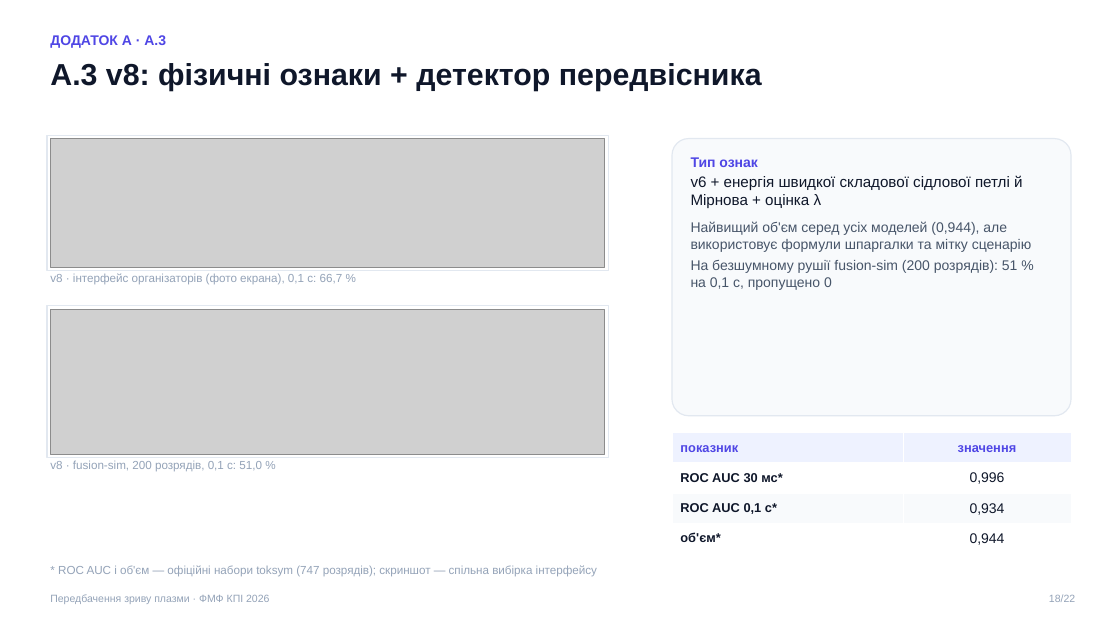
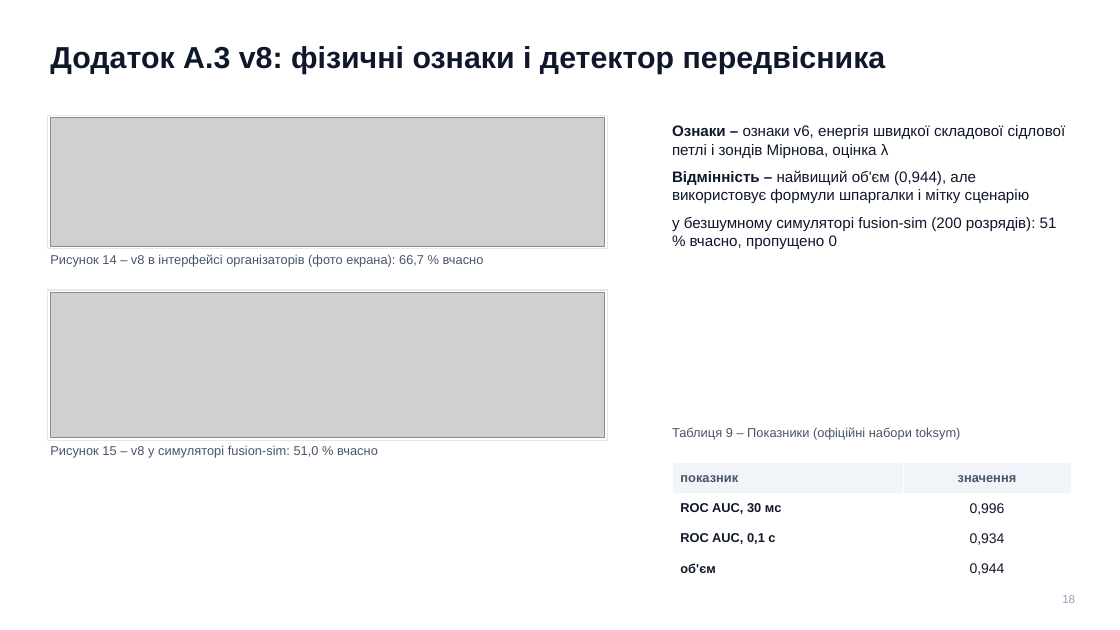
Before and after one commit to llllenah/plasma-disruption-prediction, a slide deck: slide 18 of docs/presentation.pptx. Drawn at 1120x630 pixels with LibreOffice and Linux fonts; fonts in the diff are those of the drawing; grey boxes stand for pictures. Boxes give left, top, right and bottom in pixels: in the first picture for what was removed or moved away, otherwise in the second. Text is boxed around its words. In the diff, an @@ line names an element or a change of style, - is before the commit and + after.

Commit message:
Presentation v4: academic layout, numbered figures and tables (DSTU 3008), diagnostic signals figure

```diff
--- a/docs/presentation.pptx
+++ b/docs/presentation.pptx
@@ text at [50,46,886,74]: text changed @@
-А.3 v8: фізичні ознаки + детектор передвісника
+Додаток А.3 v8: фізичні ознаки і детектор передвісника
@@ text removed at [50,35,166,48] @@
-ДОДАТОК А · А.3
@@ rectangle: place and size @@
-rectangle at [47,135,608,271]
+rectangle at [48,115,607,249]
@@ picture: place and size @@
-picture at [50,139,605,267]
+picture at [50,118,605,246]
@@ text at [672,125,1066,249]: text changed; size 12 to 13 pt; text colour #475569 to #0F172A @@
-Тип ознак
-v6 + енергія швидкої складової сідлової петлі й Мірнова + оцінка λ
-Найвищий об'єм серед усіх моделей (0,944), але використовує формули шпаргалки та мітку сценарію
-На безшумному рушії fusion-sim (200 розрядів): 51 % на 0,1 с, пропущено 0
+Ознаки – ознаки v6, енергія швидкої складової сідлової петлі і зондів Мірнова, оцінка λ
+Відмінність – найвищий об'єм (0,944), але використовує формули шпаргалки і мітку сценарію
+у безшумному симуляторі fusion-sim (200 розрядів): 51 % вчасно, пропущено 0
@@ rounded rectangle removed at [672,139,1071,416] @@
@@ text at [50,254,484,266]: text changed; size 10 to 11 pt; text colour #94A3B8 to #475569 @@
-v8 · інтерфейс організаторів (фото екрана), 0,1 с: 66,7 %
+Рисунок 14 – v8 в інтерфейсі організаторів (фото екрана): 66,7 % вчасно
@@ rectangle: place and size @@
-rectangle at [47,306,608,458]
+rectangle at [48,290,607,440]
@@ picture: place and size @@
-picture at [50,309,605,455]
+picture at [50,292,605,438]
@@ text at [50,445,378,458]: text changed; size 10 to 11 pt; text colour #94A3B8 to #475569 @@
-v8 · fusion-sim, 200 розрядів, 0,1 с: 51,0 %
+Рисунок 15 – v8 у симуляторі fusion-sim: 51,0 % вчасно
@@ text added at [672,427,961,440], 11 pt, text #475569 @@
+Таблиця 9 – Показники (офіційні набори toksym)
@@ table at [672,463,1071,584] @@
-row 2, column 1: ROC AUC 30 мс*
+row 2, column 1: ROC AUC, 30 мс
-row 3, column 1: ROC AUC 0,1 с*
+row 3, column 1: ROC AUC, 0,1 с
-row 4, column 1: об'єм*
+row 4, column 1: об'єм
@@ fill #EEF2FF to #F1F5F9 in row 1 @@
@@ fill #F8FAFC to #FFFFFF in row 3 @@
@@ text colour #4F46E5 to #475569 in "показник", "значення" @@
@@ table: place and size @@
-table at [672,433,1071,554]
+table at [672,463,1071,584]
@@ text removed at [58,565,597,577] @@
-* ROC AUC і об'єм — офіційні набори toksym (747 розрядів); скриншот — спільна вибірка інтерфейсу
@@ text removed at [50,594,269,604] @@
-Передбачення зриву плазми · ФМФ КПІ 2026
@@ text at [1062,595,1075,603]: text changed; size 9 to 10 pt @@
-18/22
+18
```
Also in this commit, not shown: 19 other slides changed, 2 slides added, 2 slides removed, 5 other files.
